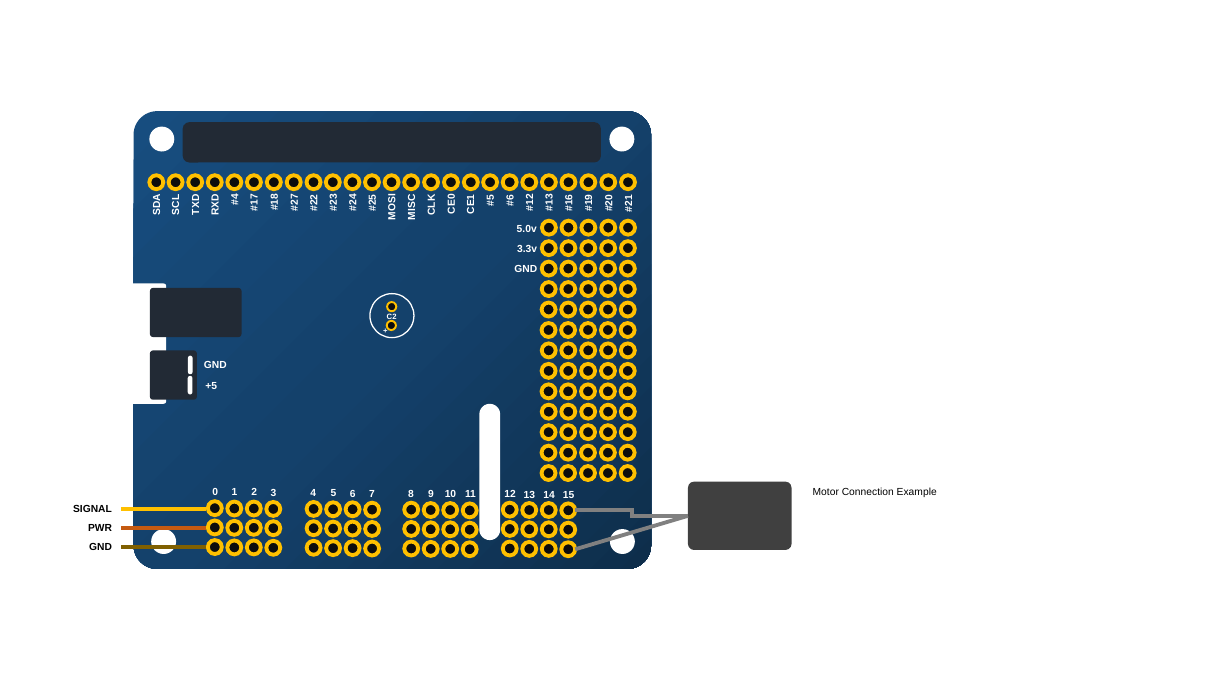
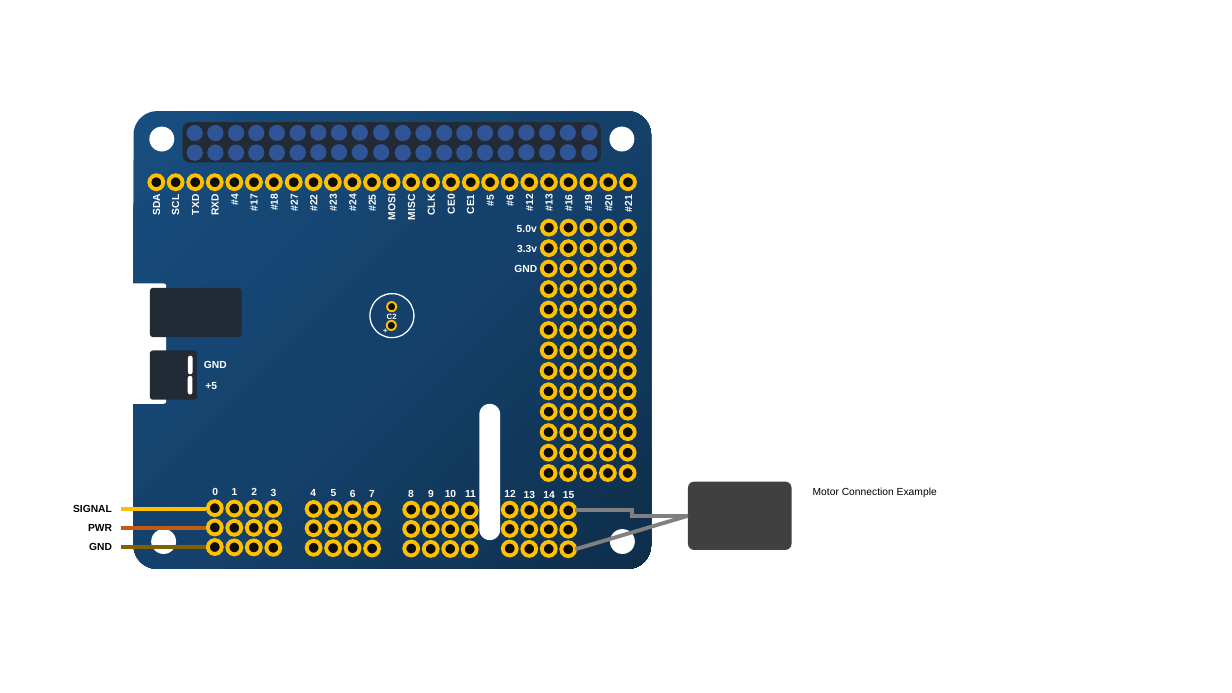
Before and after one commit to kennymuli/Jumanji-Board-Game, a slide deck: slide 6 of circuitry.pptx (slide 3 before the commit). Drawn at 1232x693 pixels with LibreOffice and Linux fonts; fonts in the diff are those of the drawing. Boxes give left, top, right and bottom in pixels: in the first picture for what was removed or moved away, otherwise in the second. Text is boxed around its words. In the diff, an @@ line names an element or a change of style, - is before the commit and + after.

```diff
--- a/circuitry.pptx
+++ b/circuitry.pptx
@@ group added at box(187, 125, 598, 161): 40 ellipses @@
```
Also in this commit, not shown: 2 other slides changed, 4 slides added, 1 other file.
